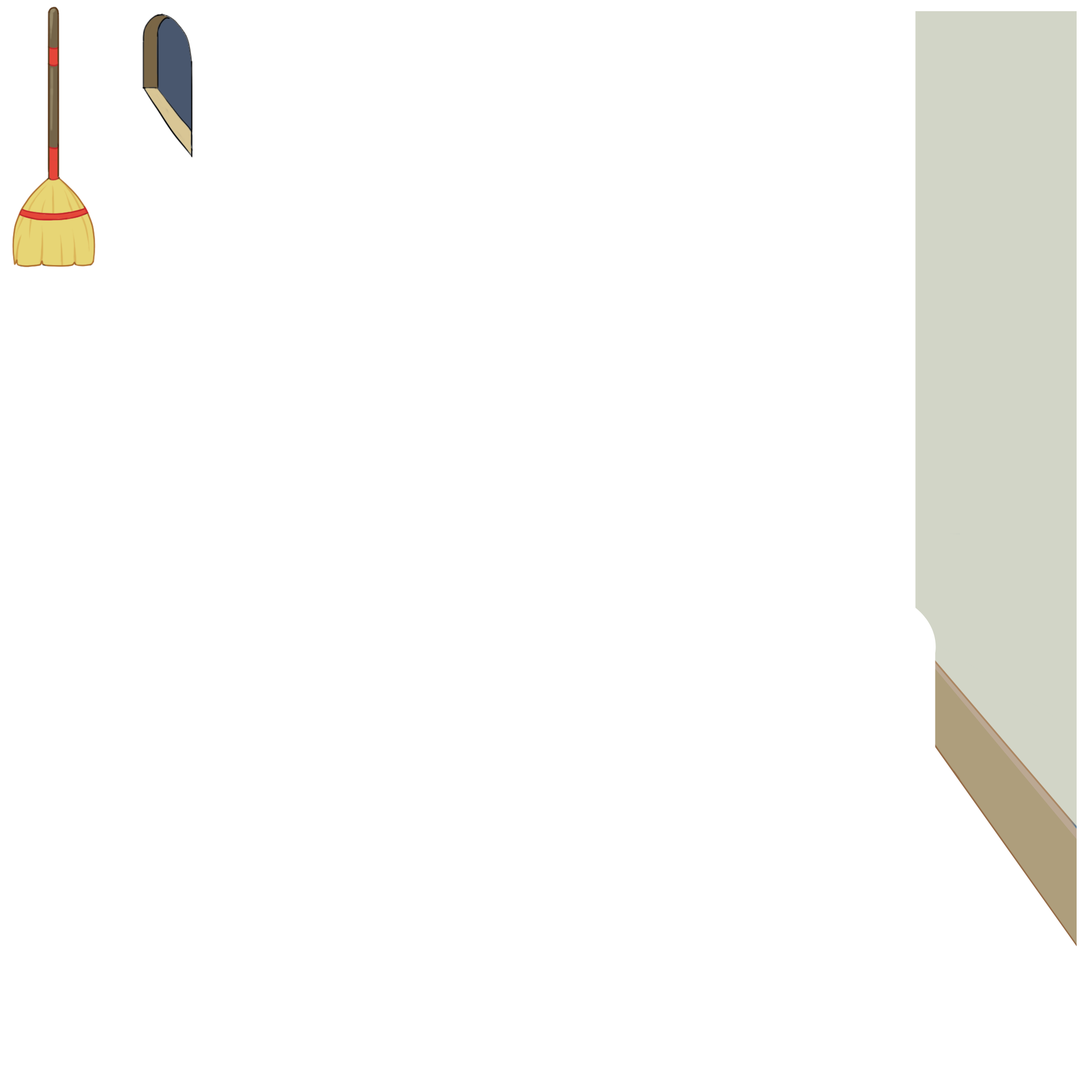
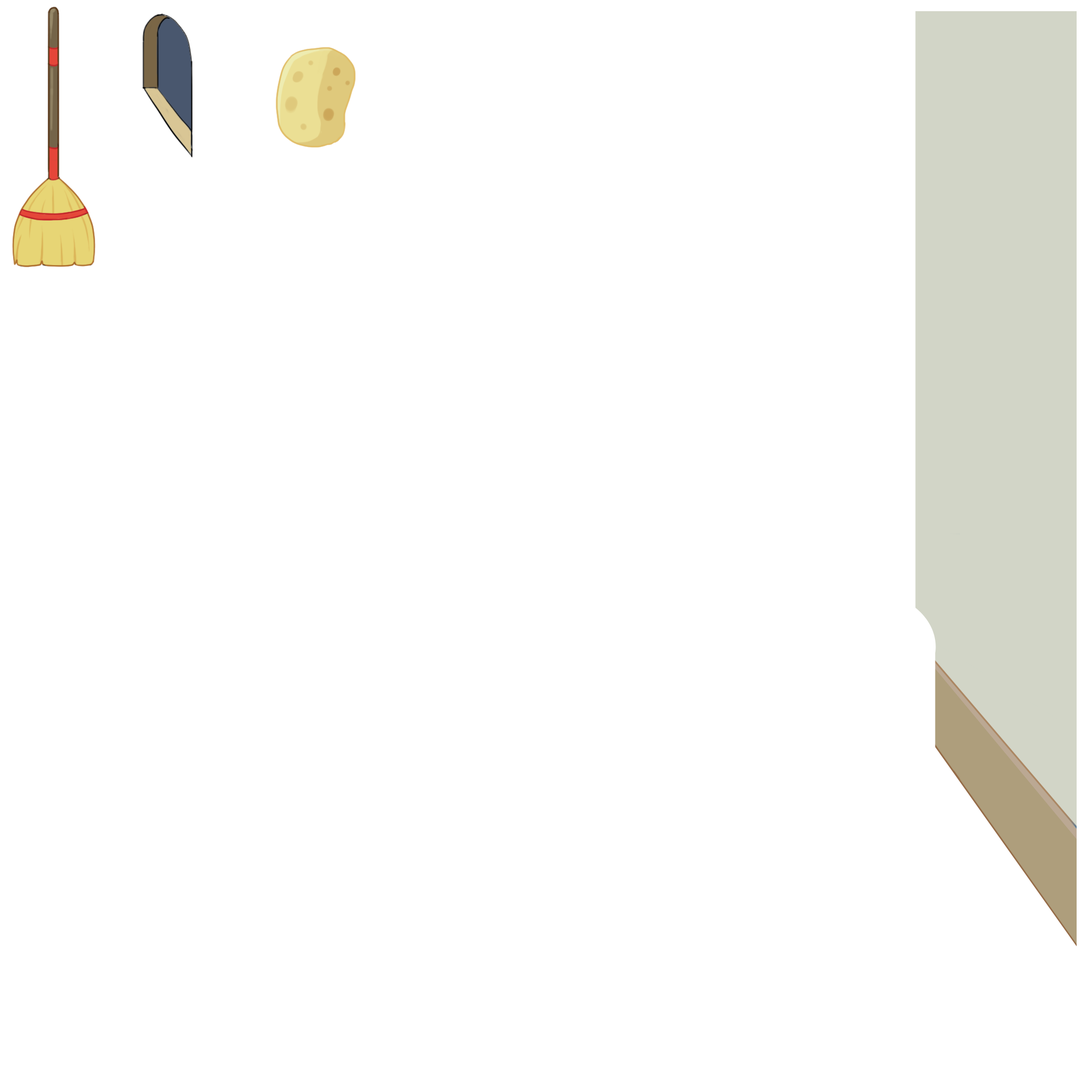
The second 1091px x 1091px image is a revision of the first. Changes to its layers:
added layer "Layer 4" above "Layer 5" over [275, 46, 357, 148]
added layer "Layer 5" above "Layer 3" over [276, 47, 355, 147]
